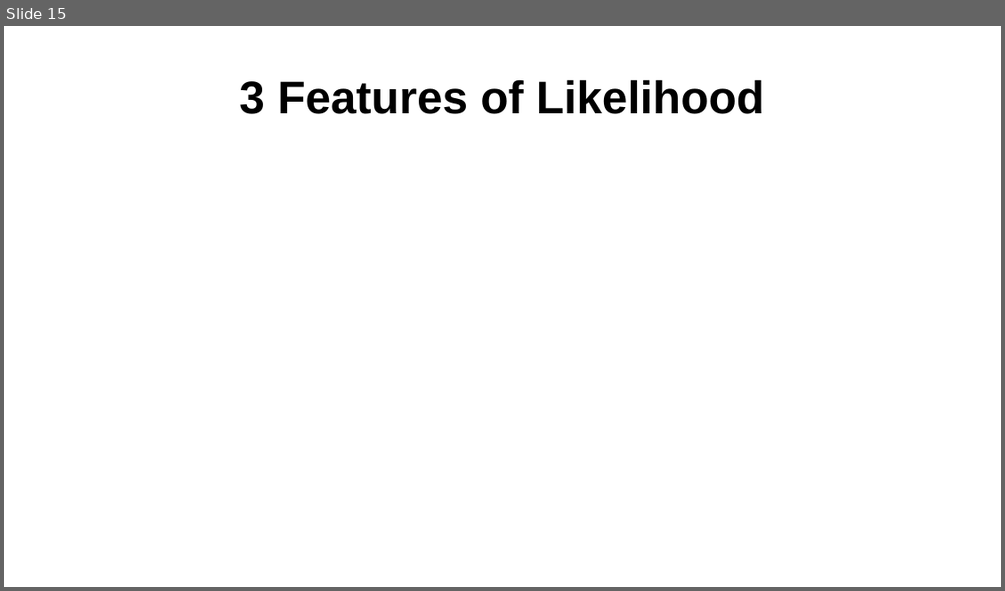
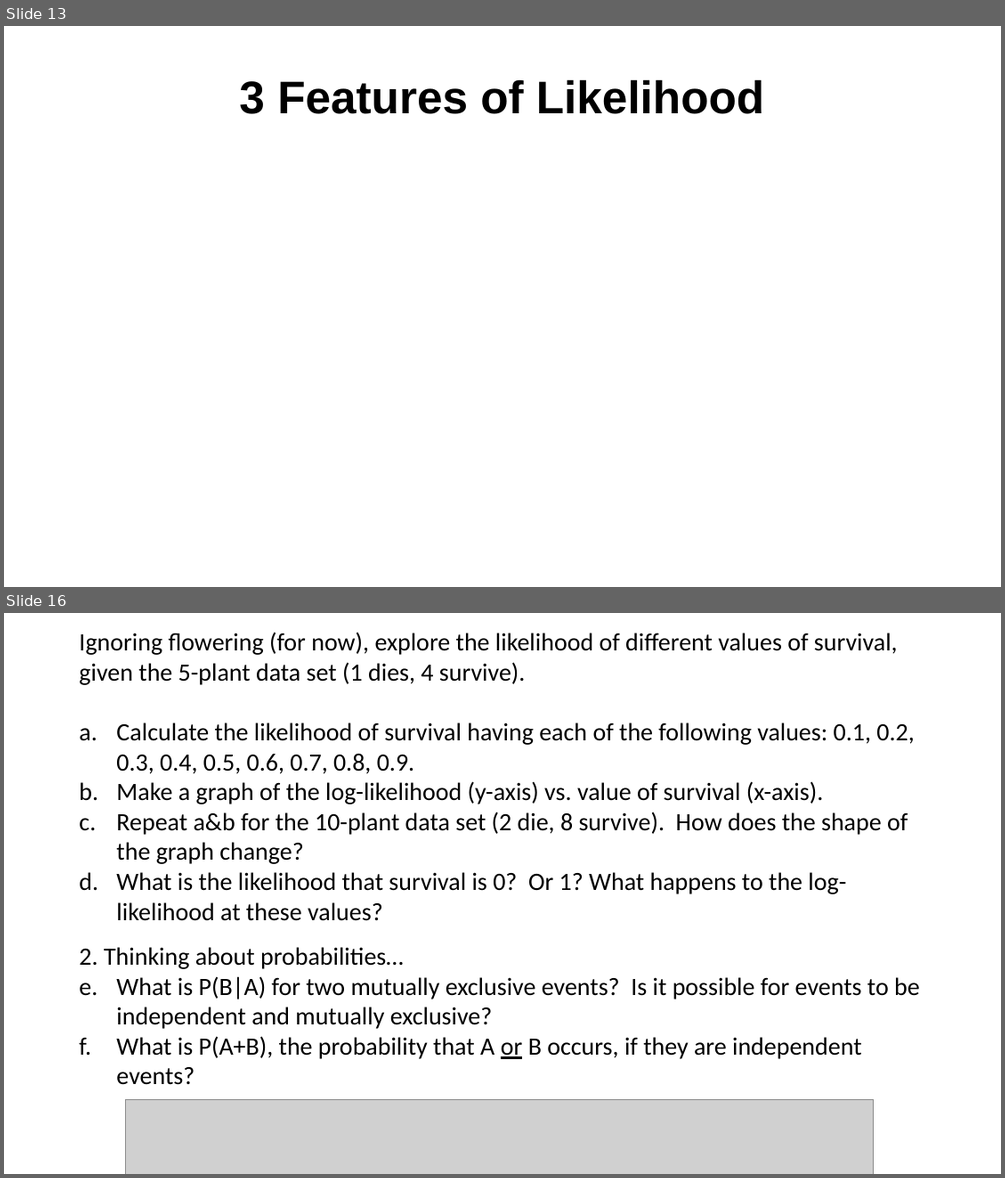
Before and after one commit to Aariq/ecological-stats, a slide deck: lectures/2-likelihood-slide-rev.pptx. Shown one above the other, each under a label of ours: slide 15 before the commit, slides 13 and 16 after it; the slides between them are not shown. The pictures are 1005x591 and 1005x1178 pixels, drawn with LibreOffice and Linux fonts; fonts in the diff are those of the drawing; grey boxes stand for pictures. Boxes give left, top, right and bottom in pixels: in the first picture for what was removed or moved away, otherwise in the second. Text is boxed around its words. In the diff, an @@ line names an element or a change of style, - is before the commit and + after.

```diff
--- a/lectures/2-likelihood-slide-rev.pptx
+++ b/lectures/2-likelihood-slide-rev.pptx
@@ slide 16 added at (4,613,1001,1174), background #FFFFFF @@
@@ text added at (79,632,920,1085), 24 pt, text #000000 @@
+Ignoring flowering (for now), explore the likelihood of different values of survival, given the 5-plant data set (1 dies, 4 survive).
+a. Calculate the likelihood of survival having each of the following values: 0.1, 0.2, 0.3, 0.4, 0.5, 0.6, 0.7, 0.8, 0.9.
+b. Make a graph of the log-likelihood (y-axis) vs. value of survival (x-axis).
+c. Repeat a&b for the 10-plant data set (2 die, 8 survive). How does the shape of the graph change?
+d. What is the likelihood that survival is 0? Or 1? What happens to the log-likelihood at these values?
+2. Thinking about probabilities…
+a. What is P(B|A) for two mutually exclusive events? Is it possible for events to be independent and mutually exclusive?
+b. What is P(A+B), the probability that A or B occurs, if they are independent events?
@@ picture added at (126,1099,874,1174) @@
@@ what was slide 15 is now slide 13 @@
```
Also in this commit, not shown: 5 slides changed, 2 other slides added, 5 slides removed, 4 other files.
